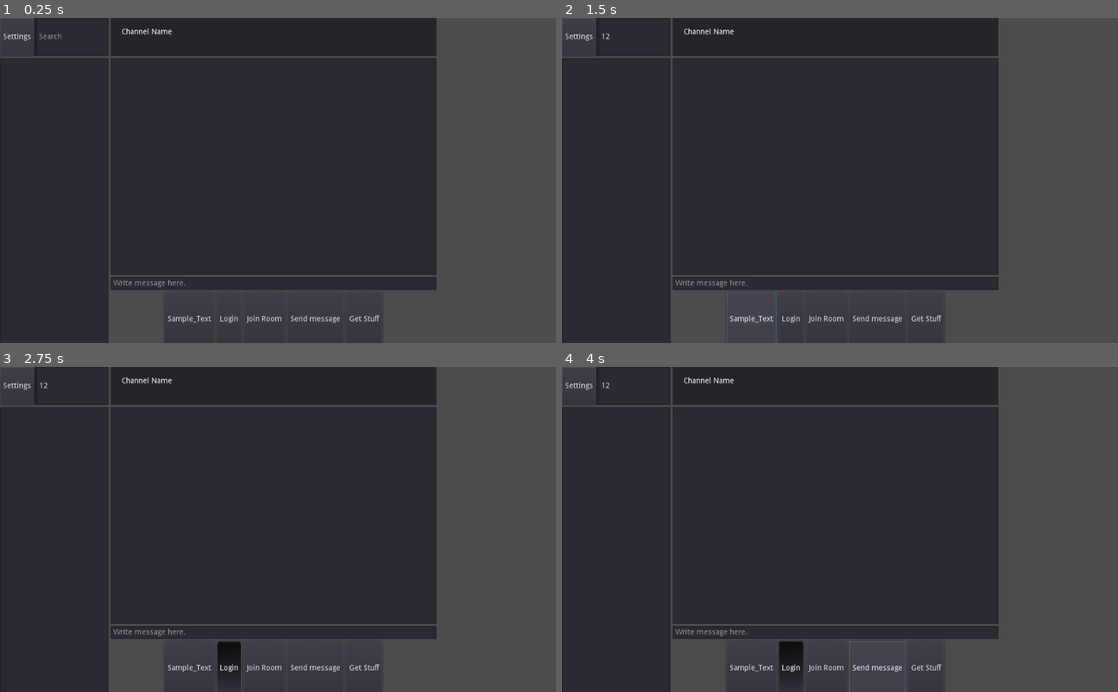
Above: before the commit, frames 1-4 (two rows, left to right).
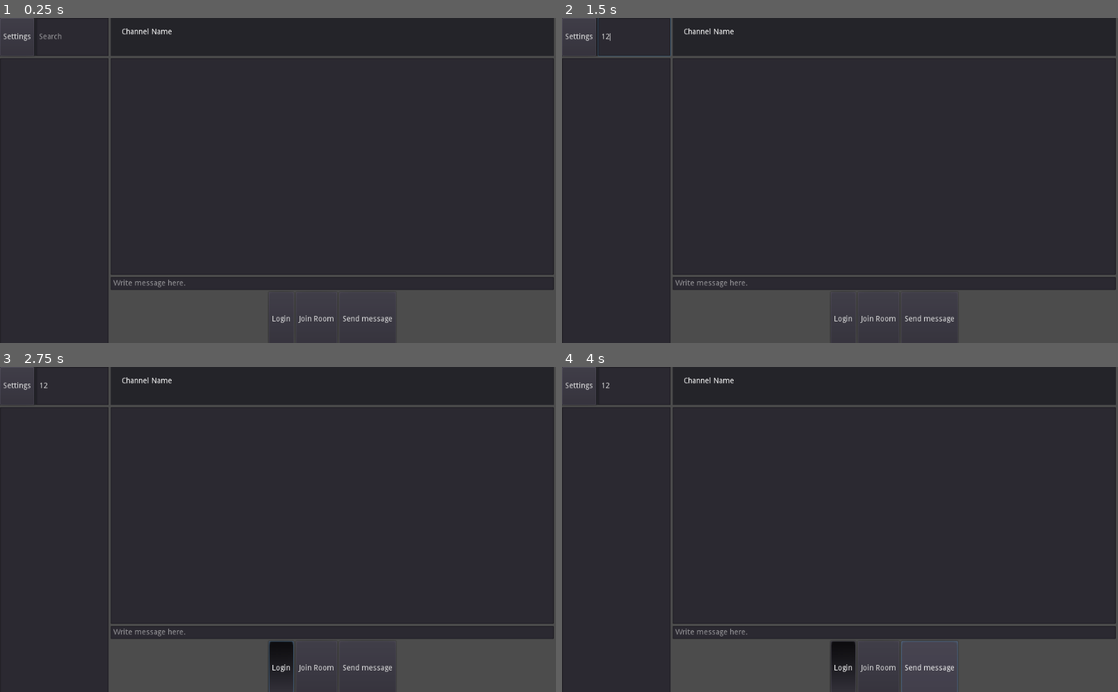
Above: after the commit, the same moments.

Repository: zachtyll/godot-matrix
Game: Godot game, scene res://Control.tscn
Same seed, same stepped clock (60 frames per second), same inputs: the game is played once before the commit and once after it.
Inputs (mouse positions are in pixels of both pictures, inside the frame that each line leads up to):
- Up to frame 1 (0.25 s): no input
- Up to frame 2 (1.5 s): click (634, 37) at 0.52 s; type "12" at 0.6 s; click (751, 320) at 1.25 s, where only the run before the commit has a clickable "Sample_Text"
- Up to frame 3 (2.75 s): click "Login" at 2 s
- Up to frame 4 (4 s): click (923, 669) at 2.75 s, where only the run before the commit has a clickable "Get Stuff"; click "Send message" at 3.5 s

The runs differ from the first frame. In frame 1, 18% of the frame differs, in the area x 30-100%, y 0-94%; in frame 2, 18%; in frame 3, 19%; in frame 4, 19%, in the area x 30-100%, y 0-100%.
Error in both runs: Trying to assign value of type 'Nil' to a variable of type 'Dictionary'. (res://Matrix.gd:162)

Commit message:
Added minimal handling for more message event types.

Diff:
--- a/Control.gd
+++ b/Control.gd
@@ -142,7 +142,7 @@
 #	limit : int = 10,
 #	filter : String = ""
 #	mp.get_messages(current_room, next_batch, "", "b", 10, "")
-	mp.get_messages(current_room, next_batch, "", "b", 10, "")
+	mp.get_messages(current_room, next_batch, "", "b", 100, "")
 
 
 # Updates the chat window when we click on a room in the left sidebar
@@ -166,15 +166,22 @@
 						print("Can only handle text right now!")
 						print("This is a: " + str(content.get("msgtype")))
 			"m.room.guest_access":
-				print("TODO : Implement m.room.guest_access")
-				print(content.get("content"))
+				if content.get("content").has("guest_access"):
+					message_line += "Guest access set to: "
+					message_line += content.get("content").get("guest_access")
+				else:
+					print("Unexpected content block:")
+					print(content.get("content"))
 			"m.room.member":
-				print("TODO : Implement m.room.member")
-				print(content.get("content"))
-				print(content.get("content").get("room_alias_name") is String)
-
 				if content.get("content").has("room_alias_name"):
 					channel_name.text = content.get("content").get("room_alias_name")
+
+					message_line += content.get("content").get("displayname")
+					message_line += " "
+					message_line += content.get("content").get("membership")
+					message_line += " "
+					message_line += content.get("content").get("room_alias_name")
+
 			"m.room.create":
 				print("TODO : Implement m.room.create")
 				print(content.get("content"))
@@ -189,21 +196,27 @@
 				print(content.get("content"))
 			"m.room.topic":
 				print("TODO : Implement m.room.topic")
-#				topic.text = content.get("content").get("topic")
+				if content.get("content").has("topic"):
+					topic.text = content.get("content").get("topic")
+					message_line += "The topic was set to: "
+					message_line += content.get("content").get("topic")
 			"m.room.name":
 				print("TODO : Implement m.room.name")
 				print(content.get("content"))
 			"m.room.power_levels":
-#				print("TODO : Implement m.room.power_levels")
+				print("TODO : Implement m.room.power_levels")
 				print(content.get("content"))
 			"m.room.encrypted":
-#				print("TODO : Implement m.room.encrypted")
-				pass
+				# TODO : Figure out how to solve decryption.
+				#	Maybe this shouldn't even be decrypted?
+				#	Spec is a little unclear.
+				message_line += "This message is encrypted."
 			"m.reaction":
-				pass
+				print("TODO : Implement m.reation")
+				print(content.get("content"))
 			"m.room.redaction":
-#				print(content.get("content"))
-				pass
+				print("TODO : Implement m.redaction")
+				print(content.get("content"))
 			_:
 				push_warning("Unhandled message in content block: " + str(content.get("type")))
 	return message_line
--- a/Control.tscn
+++ b/Control.tscn
@@ -11,6 +11,8 @@
 __meta__ = {
 "_edit_use_anchors_": false
 }
+user_username = "kungpost"
+user_password = "kungpost123"
 
 [node name="Screen" type="HBoxContainer" parent="."]
 anchor_right = 1.0
@@ -63,14 +65,16 @@
 
 [node name="MidSection" type="VBoxContainer" parent="Screen"]
 margin_left = 204.0
-margin_right = 804.0
+margin_right = 1020.0
 margin_bottom = 606.0
+size_flags_horizontal = 3
+size_flags_vertical = 3
 __meta__ = {
 "_edit_use_anchors_": false
 }
 
 [node name="TopBarMid" type="Panel" parent="Screen/MidSection"]
-margin_right = 600.0
+margin_right = 816.0
 margin_bottom = 70.0
 rect_min_size = Vector2( 600, 70 )
 size_flags_horizontal = 3
@@ -106,18 +110,18 @@
 
 [node name="ItemList" type="ItemList" parent="Screen/MidSection"]
 margin_top = 74.0
-margin_right = 600.0
+margin_right = 816.0
 margin_bottom = 474.0
 rect_min_size = Vector2( 600, 400 )
 size_flags_vertical = 3
 
 [node name="ChatInput" type="MarginContainer" parent="Screen/MidSection"]
 margin_top = 478.0
-margin_right = 600.0
+margin_right = 816.0
 margin_bottom = 502.0
 
 [node name="LineEdit" type="LineEdit" parent="Screen/MidSection/ChatInput"]
-margin_right = 600.0
+margin_right = 816.0
 margin_bottom = 24.0
 placeholder_text = "Write message here."
 __meta__ = {
@@ -126,14 +130,15 @@
 
 [node name="Buttons" type="CenterContainer" parent="Screen/MidSection"]
 margin_top = 506.0
-margin_right = 600.0
+margin_right = 816.0
 margin_bottom = 606.0
 __meta__ = {
 "_edit_use_anchors_": false
 }
 
 [node name="HBoxContainer" type="HBoxContainer" parent="Screen/MidSection/Buttons"]
-margin_right = 600.0
+margin_left = 108.0
+margin_right = 708.0
 margin_bottom = 100.0
 rect_min_size = Vector2( 600, 100 )
 size_flags_horizontal = 3
@@ -143,44 +148,31 @@
 "_edit_use_anchors_": false
 }
 
-[node name="Button4" type="Button" parent="Screen/MidSection/Buttons/HBoxContainer"]
-margin_left = 99.0
-margin_right = 191.0
-margin_bottom = 100.0
-text = "Sample_Text"
-
 [node name="Button" type="Button" parent="Screen/MidSection/Buttons/HBoxContainer"]
-margin_left = 195.0
-margin_right = 241.0
+margin_left = 183.0
+margin_right = 229.0
 margin_bottom = 100.0
 toggle_mode = true
 text = "Login"
 
 [node name="Button3" type="Button" parent="Screen/MidSection/Buttons/HBoxContainer"]
-margin_left = 245.0
-margin_right = 321.0
+margin_left = 233.0
+margin_right = 309.0
 margin_bottom = 100.0
 text = "Join Room"
 
 [node name="Button2" type="Button" parent="Screen/MidSection/Buttons/HBoxContainer"]
-margin_left = 325.0
-margin_right = 429.0
+margin_left = 313.0
+margin_right = 417.0
 margin_bottom = 100.0
 text = "Send message"
 
-[node name="Button5" type="Button" parent="Screen/MidSection/Buttons/HBoxContainer"]
-margin_left = 433.0
-margin_right = 500.0
-margin_bottom = 100.0
-text = "Get Stuff"
-
 [node name="RightSection" type="VBoxContainer" parent="Screen"]
-margin_left = 808.0
-margin_right = 808.0
+margin_left = 1024.0
+margin_right = 1024.0
 margin_bottom = 606.0
 [connection signal="item_selected" from="Screen/LeftSection/ItemList" to="." method="_on_room_list_item_selected"]
 [connection signal="text_changed" from="Screen/MidSection/ChatInput/LineEdit" to="." method="_on_LineEdit_text_changed"]
 [connection signal="toggled" from="Screen/MidSection/Buttons/HBoxContainer/Button" to="." method="_on_Button_toggled"]
 [connection signal="pressed" from="Screen/MidSection/Buttons/HBoxContainer/Button3" to="." method="_on_Button3_pressed"]
 [connection signal="pressed" from="Screen/MidSection/Buttons/HBoxContainer/Button2" to="." method="_on_Button2_pressed"]
-[connection signal="pressed" from="Screen/MidSection/Buttons/HBoxContainer/Button5" to="." method="_on_Button5_pressed"]
